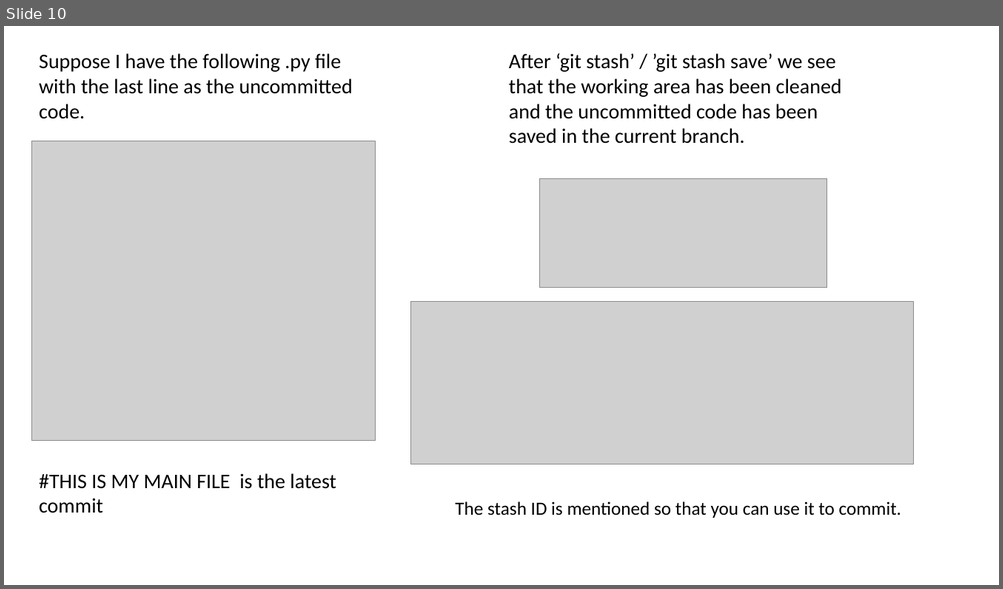
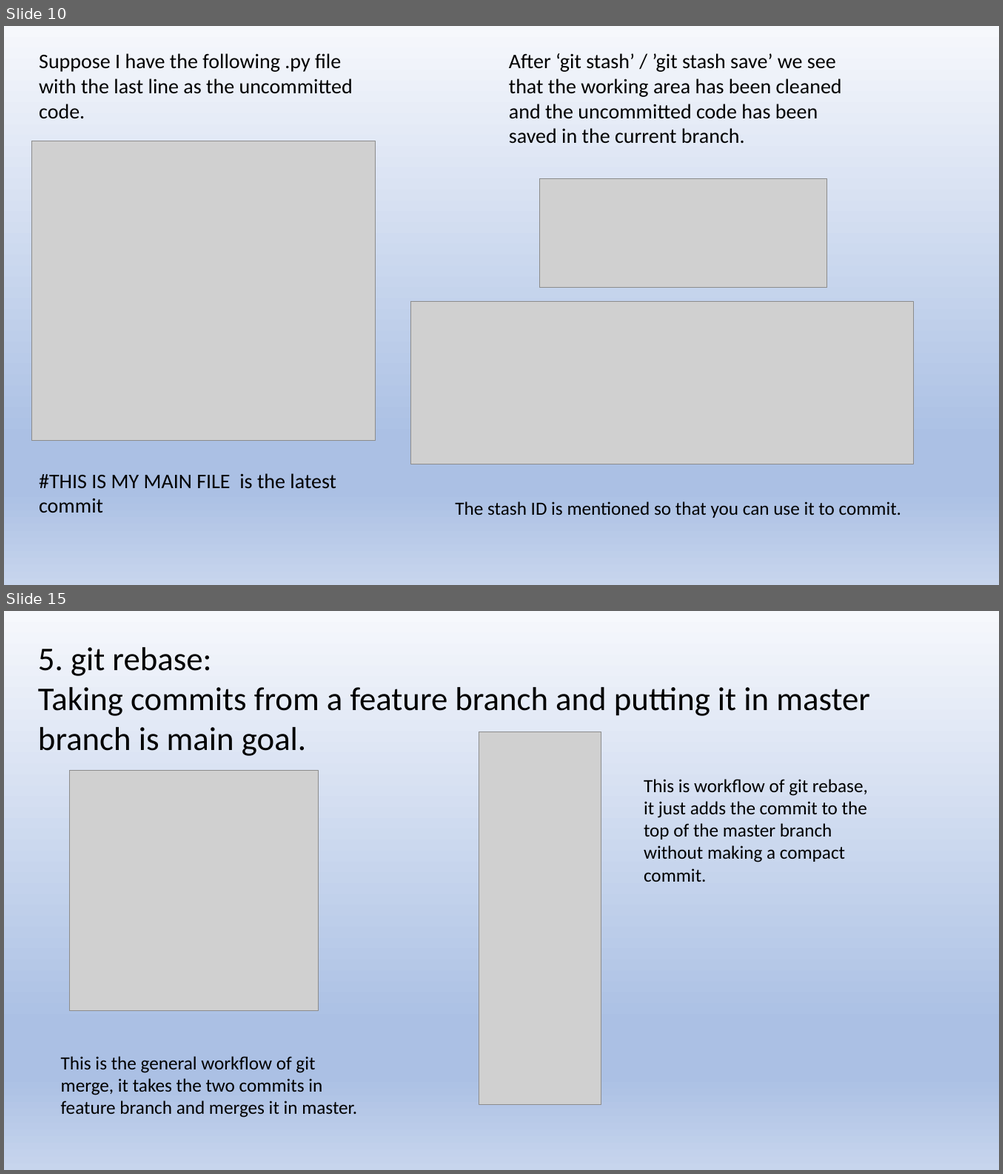
Before and after one commit to 23ME10007/KOSS, a slide deck: koss.pptm. Shown one above the other, each under a label of ours: slide 10 before the commit, slides 10 and 15 after it; the slides between them are not shown. The pictures are 1003x589 and 1003x1174 pixels, drawn with LibreOffice and Linux fonts; fonts in the diff are those of the drawing; grey boxes stand for pictures. Boxes give left, top, right and bottom in pixels: in the first picture for what was removed or moved away, otherwise in the second. Text is boxed around its words. In the diff, an @@ line names an element or a change of style, - is before the commit and + after.

```diff
--- a/koss.pptm
+++ b/koss.pptm
@@ slide 15 added at <box>4,611,999,1170</box>, background gradient #F6F8FC to #ABC0E4 to #C7D5ED @@
@@ text added at <box>38,647,870,756</box>, 32 pt, text #000000 @@
+5. git rebase:
+Taking commits from a feature branch and putting it in master branch is main goal.
@@ picture added at <box>478,732,602,1105</box> @@
@@ picture added at <box>69,770,318,1011</box> @@
@@ text added at <box>643,779,868,882</box>, 18 pt, text #000000 @@
+This is workflow of git rebase, it just adds the commit to the top of the master branch without making a compact commit.
@@ text added at <box>61,1056,357,1118</box>, 18 pt, text #000000 @@
+This is the general workflow of git merge, it takes the two commits in feature branch and merges it in master.
@@ slide 10 changed as well @@
@@ background #FFFFFF to gradient #F6F8FC to #ABC0E4 to #C7D5ED @@
```
Also in this commit, not shown: 10 other slides changed, 6 other slides added.
